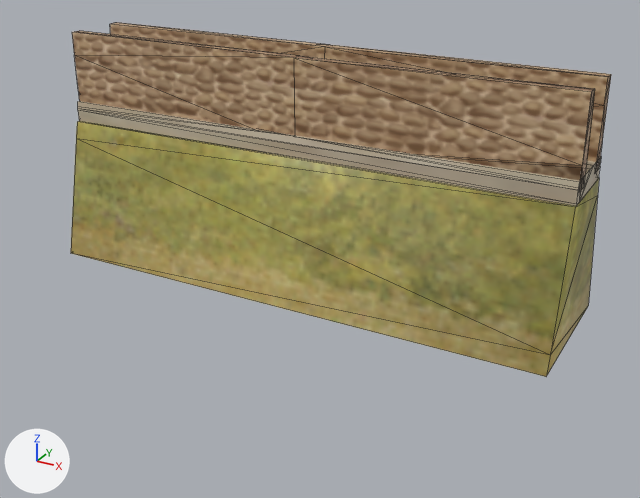
What one commit did to the COLLADA model art/meshes/structural/maya_wall_med.dae.
Both versions are drawn from a 50 mm camera at (18.4, -32.8, 16.2) aimed at (0.7, -0.7, 0.2). Every picture has the same lights, and +X, +Y and +Z are marked at lower left. Mesh edges are drawn as thin lines. Where no turn or scale is listed for an object, it has been applied to the vertices.

In view in the first picture: 'med'.
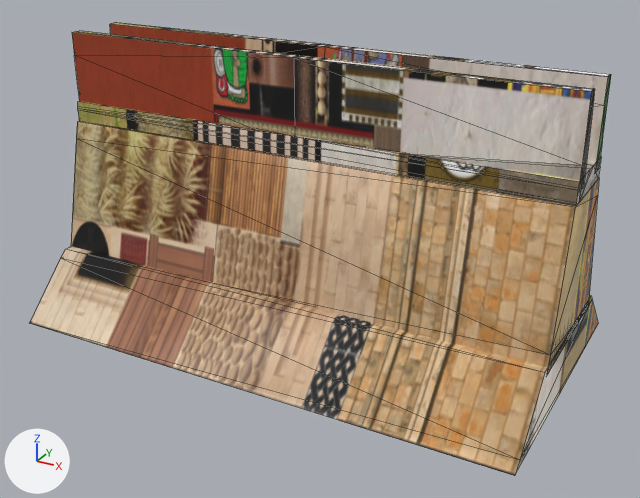
Boxes [x1, y1, x2, y2] around the edits, measured in the pictures (640 x 498 px):
'med', reshaped (8% wider, 28% taller)
    before: [71, 22, 611, 377]
    after: [29, 22, 611, 476]
part 1 of me_cubo_003, added (beige)
    after: [29, 246, 598, 476]
part 2 of me_cubo_003, surface changed
    both: [71, 22, 611, 375]

What changed in the scene script:
```text
Change me_cubo_003:
    used by ob_med; location = (0.0, 0.0, 0.0)
    remove me_cubo_003.from_pydata(...)  # 87 vertices, 139 faces; spans x -12.0..12.0, y -3.3..3.3, z -1.7..8.9
    add me_cubo_003.from_pydata(...)  # 105 vertices, 163 faces; spans x -12.0..12.0, y -6.5..6.5, z -4.2..8.9
    me_cubo_003 part 1: the loose piece of 18 vertices spanning x -12.0..12.0, y -3.3..3.3, z -1.7..4.7 is copied, and the copy is scaled about its middle by (1, 1.96, 0.435), then moved by (0.0, 0.0, -4.2); it spans x -12.0..12.0, y -6.5..6.5, z -4.2..-1.4
    me_cubo_003 part 2: 139 kept faces spanning x -12.0..12.0, y -3.3..3.3, z -1.7..8.9 get new texture (UV) coordinates
```
